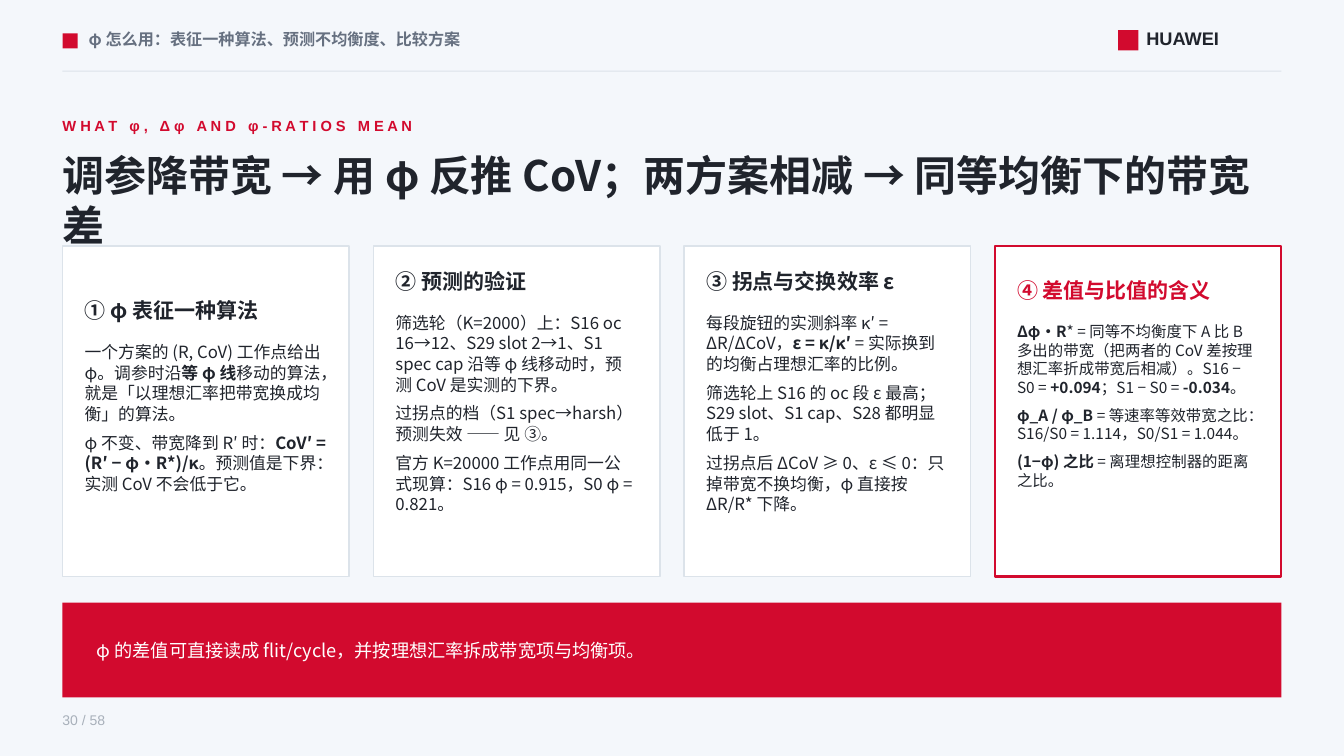
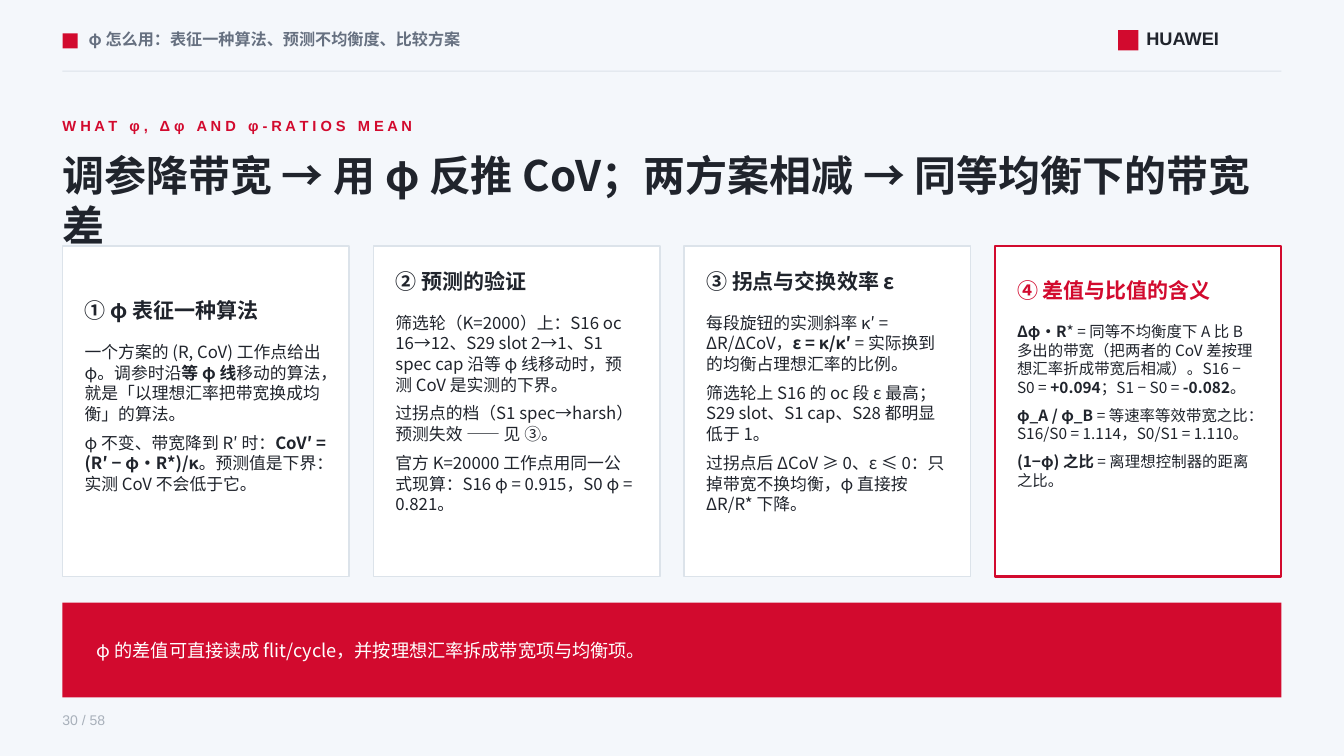
Before and after one commit to lukebest/booksim2, a slide deck: slide 30 of ppt/ring2-write-fairness.pptx. Drawn at 1344x756 pixels with LibreOffice and Linux fonts; fonts in the diff are those of the drawing. Boxes give left, top, right and bottom in pixels: in the first picture for what was removed or moved away, otherwise in the second. Text is boxed around its words. In the diff, an @@ line names an element or a change of style, - is before the commit and + after.

```diff
--- a/ppt/ring2-write-fairness.pptx
+++ b/ppt/ring2-write-fairness.pptx
@@ text at (1017, 324, 1263, 442): text changed @@
-Δφ·R* = 同等不均衡度下 A 比 B 多出的带宽（把两者的 CoV 差按理想汇率折成带宽后相减）。S16 − S0 = +0.094；S1 − S0 = -0.034。
-φ_A / φ_B = 等速率等效带宽之比：S16/S0 = 1.114，S0/S1 = 1.044。
+Δφ·R* = 同等不均衡度下 A 比 B 多出的带宽（把两者的 CoV 差按理想汇率折成带宽后相减）。S16 − S0 = +0.094；S1 − S0 = -0.082。
+φ_A / φ_B = 等速率等效带宽之比：S16/S0 = 1.114，S0/S1 = 1.110。
```
Also in this commit, not shown: 16 other slides changed, 16 other files.
